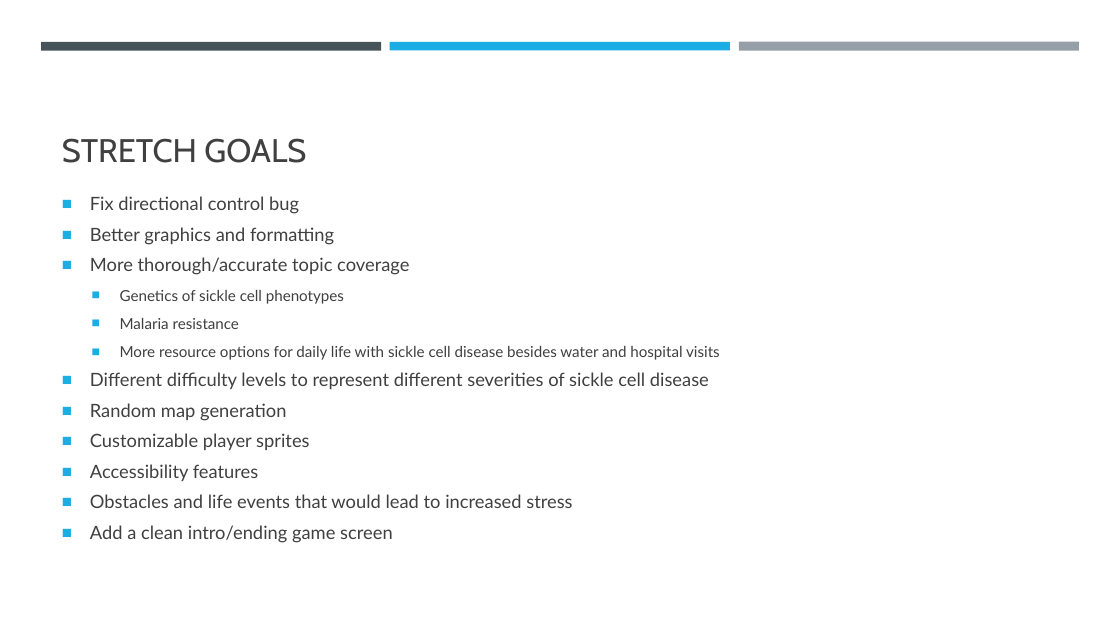
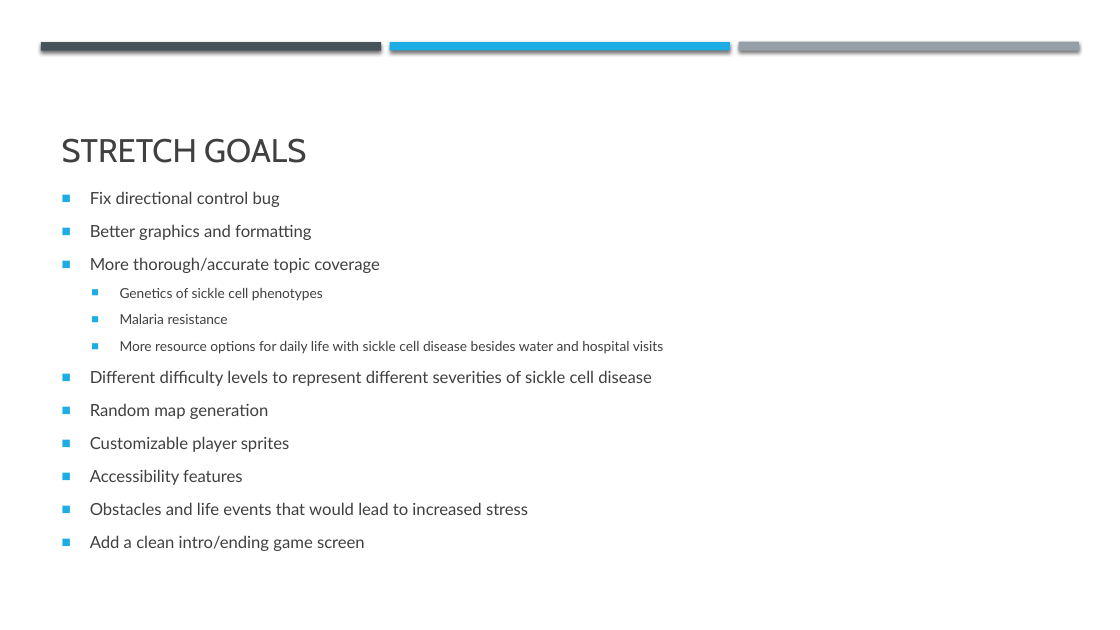
Before and after one commit to rodriang000/Sickle-Cell-Hackathon, a slide deck: slide 6 of hackathon presentation.pptx (slide 7 before the commit). Drawn at 1120x630 pixels with LibreOffice and Linux fonts; fonts in the diff are those of the drawing. Boxes give left, top, right and bottom in pixels: in the first picture for what was removed or moved away, otherwise in the second. Text is boxed around its words. In the diff, an @@ line names an element or a change of style, - is before the commit and + after.

```diff
--- a/hackathon presentation.pptx
+++ b/hackathon presentation.pptx
@@ shadow on in 3 elements at (x1=41, y1=42, x2=381, y2=50), (x1=739, y1=42, x2=1079, y2=51), (x1=390, y1=42, x2=730, y2=50) @@
@@ text "Fix directional control bug" at (x1=90, y1=191, x2=663, y2=551): size 15.7 to 14.3 pt in "Fix directional control bug", "Better graphics and formatting", "More thorough/accurate topic coverage", "Different difficulty levels to represent different severitie ..." and 5 more places; size 12.9 to 11.8 pt in "Genetics of sickle cell phenotypes", "Malaria resistance", "More resource options for daily life with ..."; line spacing 0.9 to 1.1 @@
```
Also in this commit, not shown: 5 other slides changed, 1 slide removed.
